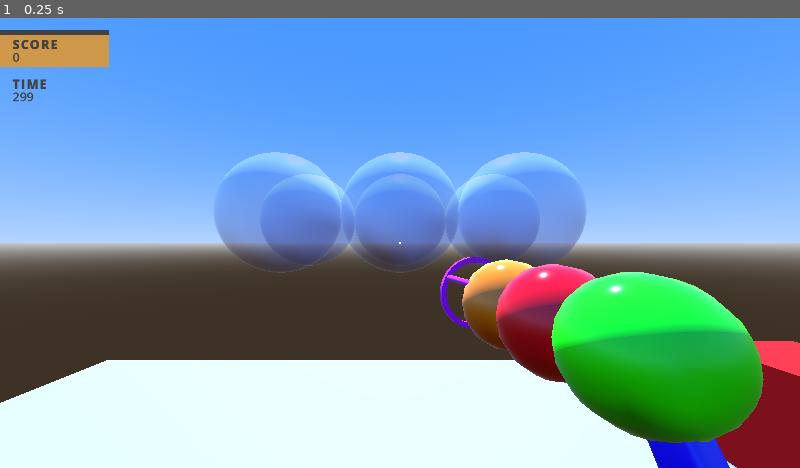
Above: before the commit, frame 1.
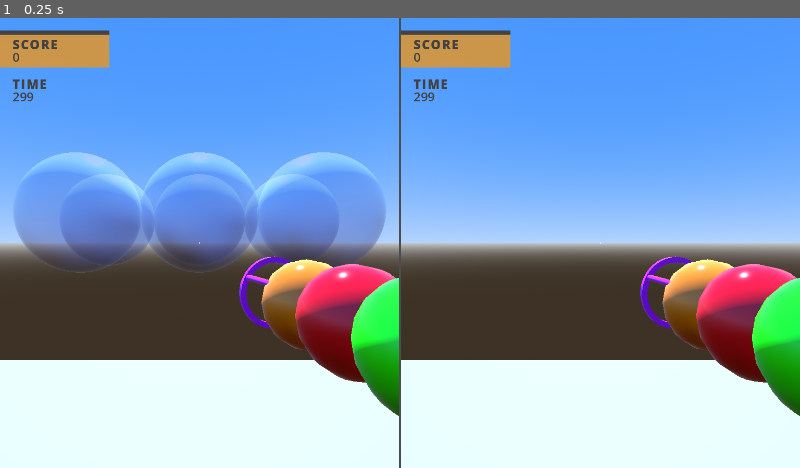
Above: after the commit, the same moment.

Repository: ericsnekbytes/GGJ-2025-Bubble-Forager
Game: Godot game, scene res://levels/bubble_hunt.tscn
Same seed, same stepped clock (60 frames per second), same inputs: the game is played once before the commit and once after it.
Inputs:
- Up to frame 1 (0.25 s): no input

The runs differ from the first frame. In frame 1, 32% of the frame differs, in the area x 0-100%, y 0-100%.

Commit message:
Two player, various improvements.

Diff:
--- a/levels/bubble_hunt.gd
+++ b/levels/bubble_hunt.gd
@@ -1,14 +1,18 @@
 extends Node3D
 
 @onready var bullet_pivot = $BulletPivot
+@onready var players = [$HBoxContainer/SubViewportContainer/SubViewport/Player1, $HBoxContainer/SubViewportContainer2/SubViewport/Player2]
 
 
 # Called when the node enters the scene tree for the first time.
 func _ready():
-	for player in [$Player1]:
+	for pindex in range(players.size()):
+		var player = players[pindex]
 		GameData.initialize_player(player)
 		player.start_process = true
 		player.fired.connect(handle_bullet_fired)
+		player.global_position = $SpawnPoints.get_child(pindex).global_position
+
 	$GameTimer.start()
 
 
@@ -18,10 +22,11 @@
 
 func _on_fall_trigger_body_entered(body):
 	if body.is_in_group('player'):
+		var player_index = players.find(body)
 		print('AAA')
-		body.global_position = $Spawn.global_position
+		body.global_position = $SpawnPoints.get_child(player_index).global_position
 		body.velocity = Vector3.ZERO
-		body.player_cam.global_basis = $Spawn.global_basis
+		body.player_cam.global_basis = $SpawnPoints.get_child(player_index).global_basis
 
 
 func handle_item_captured():
@@ -49,5 +54,5 @@
 # Called every frame. 'delta' is the elapsed time since the previous frame.
 func _physics_process(delta):
 	InputHandler.poll_for_devices()
-	for player in [$Player1]:
+	for player in players:
 		player.set_time($GameTimer.time_left)
--- a/levels/bubble_hunt.tscn
+++ b/levels/bubble_hunt.tscn
@@ -47,7 +47,47 @@
 [node name="BubbleHunt" type="Node3D"]
 script = ExtResource("1_vowq2")
 
-[node name="Spawn" type="Node3D" parent="."]
+[node name="HBoxContainer" type="HBoxContainer" parent="."]
+anchors_preset = 15
+anchor_right = 1.0
+anchor_bottom = 1.0
+grow_horizontal = 2
+grow_vertical = 2
+
+[node name="SubViewportContainer" type="SubViewportContainer" parent="HBoxContainer"]
+layout_mode = 2
+size_flags_horizontal = 3
+size_flags_vertical = 3
+stretch = true
+
+[node name="SubViewport" type="SubViewport" parent="HBoxContainer/SubViewportContainer"]
+handle_input_locally = false
+size = Vector2i(2, 2)
+render_target_update_mode = 4
+
+[node name="Player1" parent="HBoxContainer/SubViewportContainer/SubViewport" instance=ExtResource("2_og0nc")]
+transform = Transform3D(1, 0, 0, 0, 1, 0, 0, 0, 1, 0, 1.5, 0)
+
+[node name="SubViewportContainer2" type="SubViewportContainer" parent="HBoxContainer"]
+layout_mode = 2
+size_flags_horizontal = 3
+size_flags_vertical = 3
+stretch = true
+
+[node name="SubViewport" type="SubViewport" parent="HBoxContainer/SubViewportContainer2"]
+handle_input_locally = false
+size = Vector2i(2, 2)
+render_target_update_mode = 4
+
+[node name="Player2" parent="HBoxContainer/SubViewportContainer2/SubViewport" instance=ExtResource("2_og0nc")]
+transform = Transform3D(1, 0, 0, 0, 1, 0, 0, 0, 1, -9.5, 1, 0)
+
+[node name="SpawnPoints" type="Node3D" parent="."]
+
+[node name="Spawn" type="Node3D" parent="SpawnPoints"]
+
+[node name="Spawn2" type="Node3D" parent="SpawnPoints"]
+transform = Transform3D(1, 0, 0, 0, 1, 0, 0, 0, 1, -10.9081, 0, 0)
 
 [node name="Level" type="Node3D" parent="."]
 
@@ -137,9 +177,6 @@
 shape = SubResource("BoxShape3D_73wxo")
 metadata/_edit_lock_ = true
 
-[node name="Player1" parent="." instance=ExtResource("2_og0nc")]
-transform = Transform3D(1, 0, 0, 0, 1, 0, 0, 0, 1, 0, 1.5, 0)
-
 [node name="Env" type="Node3D" parent="."]
 
 [node name="WorldEnvironment" type="WorldEnvironment" parent="Env"]
@@ -150,7 +187,6 @@
 shadow_enabled = true
 
 [node name="Items" type="Node3D" parent="."]
-transform = Transform3D(1, 0, 0, 0, 1, 0, 0, 0, 1, 0, 0, 0)
 
 [node name="ScorableItem" parent="Items" instance=ExtResource("4_qjes3")]
 transform = Transform3D(1, 0, 0, 0, 1, 0, 0, 0, 1, 3.5, 0.5, 0)
--- a/weapons/bubble_bullet.gd
+++ b/weapons/bubble_bullet.gd
@@ -12,8 +12,17 @@
 var owning_player = null
 
 
+func _ready():
+	$DeathTimer.start()
+
+
 func _exit_tree():
 	owning_player = null
+
+
+func _on_death_timer_timeout():
+	if start_process:
+		call_deferred('queue_free')
 
 
 func _physics_process(delta):
--- a/weapons/bubble_bullet.tscn
+++ b/weapons/bubble_bullet.tscn
@@ -21,3 +21,9 @@
 [node name="CollisionShape3D" type="CollisionShape3D" parent="."]
 top_level = true
 shape = SubResource("SphereShape3D_64af6")
+
+[node name="DeathTimer" type="Timer" parent="."]
+wait_time = 30.0
+one_shot = true
+
+[connection signal="timeout" from="DeathTimer" to="." method="_on_death_timer_timeout"]
